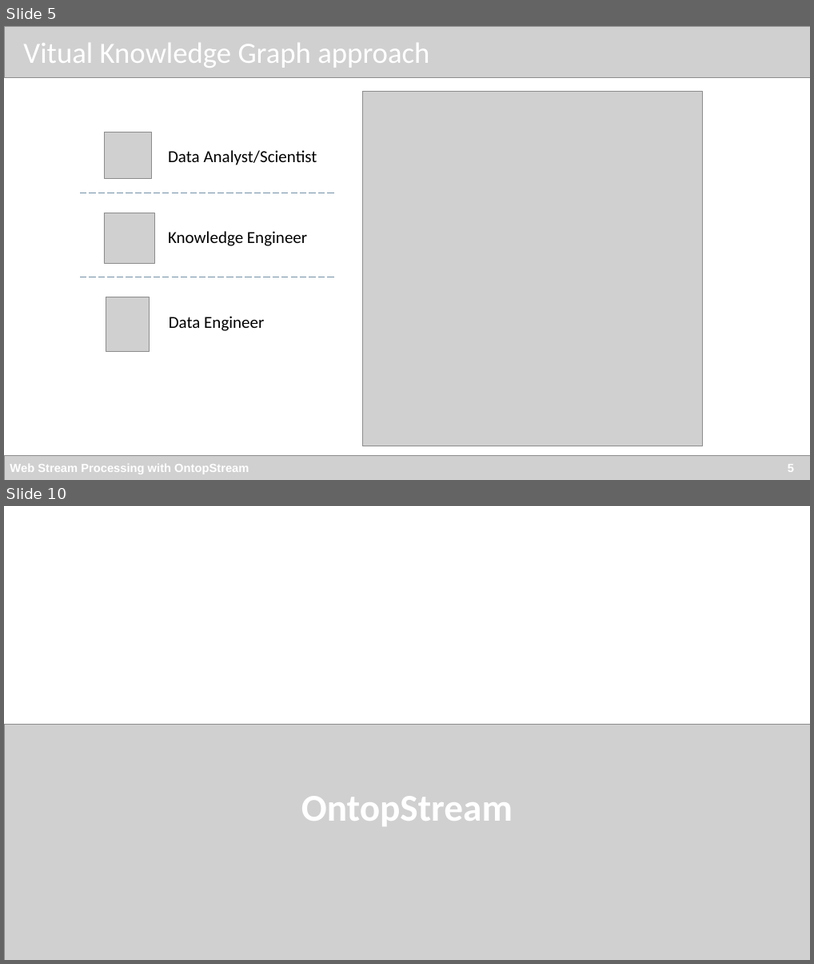
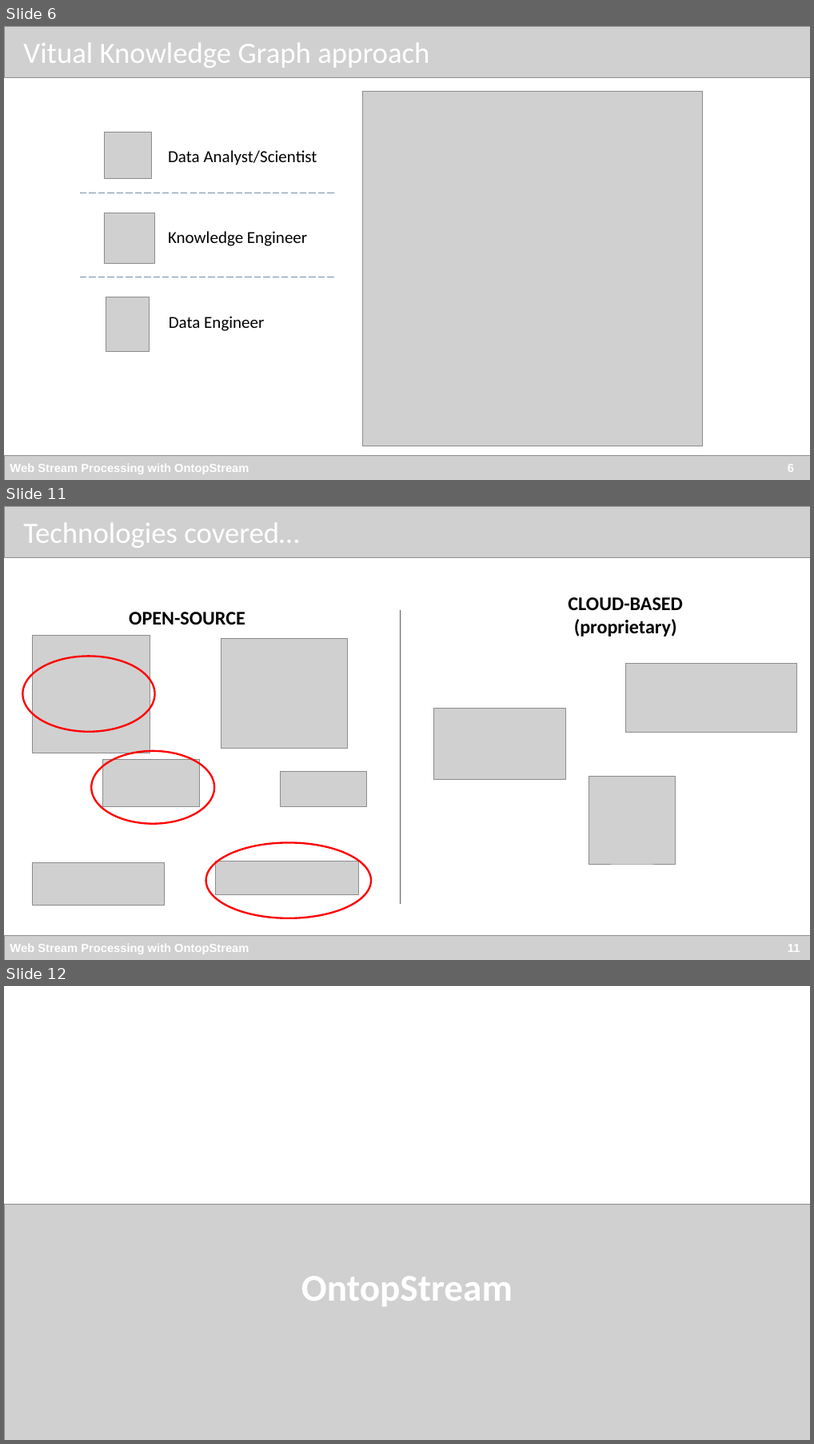
Before and after one commit to chimera-suite/OntopStream-TheWebConf2022Tutorial, a slide deck: Tutorial_WebConf.pptx. Shown one above the other, each under a label of ours: slides 5 and 10 before the commit, slides 6, 11 and 12 after it; the slides between them are not shown. The pictures are 814x964 and 814x1444 pixels, drawn with LibreOffice and Linux fonts; fonts in the diff are those of the drawing; grey boxes stand for pictures. Boxes give left, top, right and bottom in pixels: in the first picture for what was removed or moved away, otherwise in the second. Text is boxed around its words. In the diff, an @@ line names an element or a change of style, - is before the commit and + after.

```diff
--- a/Tutorial_WebConf.pptx
+++ b/Tutorial_WebConf.pptx
@@ slide 11 added at bbox=[4, 506, 810, 960], background #FFFFFF @@
@@ picture added at bbox=[4, 506, 810, 558] @@
@@ text added at bbox=[23, 523, 299, 548], 35 pt, text #FFFFFF @@
+Technologies covered…
@@ text added at bbox=[568, 597, 683, 636], 23 pt, text #000000, bold @@
+CLOUD-BASED
+(proprietary)
@@ text added at bbox=[129, 612, 246, 624], 23 pt, text #000000, bold @@
+OPEN-SOURCE
@@ line added from (401, 610) to (401, 904), #595959 1 pt @@
@@ picture added at bbox=[33, 636, 150, 753] @@
@@ picture added at bbox=[221, 638, 347, 748] @@
@@ ellipse added at bbox=[22, 656, 155, 732], outline #FF0000 2.25 pt @@
@@ picture added at bbox=[626, 663, 798, 732] @@
@@ picture added at bbox=[434, 708, 566, 779] @@
@@ ellipse added at bbox=[92, 751, 215, 824], outline #FF0000 2.25 pt @@
@@ picture added at bbox=[103, 759, 200, 807] @@
@@ picture added at bbox=[281, 771, 366, 807] @@
@@ picture added at bbox=[590, 776, 676, 864] @@
@@ picture added at bbox=[33, 862, 165, 904] @@
@@ ellipse added at bbox=[206, 842, 371, 918], outline #FF0000 2.25 pt @@
@@ picture added at bbox=[216, 861, 359, 895] @@
@@ picture added at bbox=[4, 935, 810, 960] @@
@@ text added at bbox=[10, 944, 801, 954], 14 pt, text #FFFFFF, bold @@
+Web Stream Processing with OntopStream 11
@@ what was slide 5 is now slide 6 @@
@@ what was slide 10 is now slide 12 @@
```
Also in this commit, not shown: 9 slides changed, 13 other slides added, 1 other file.
